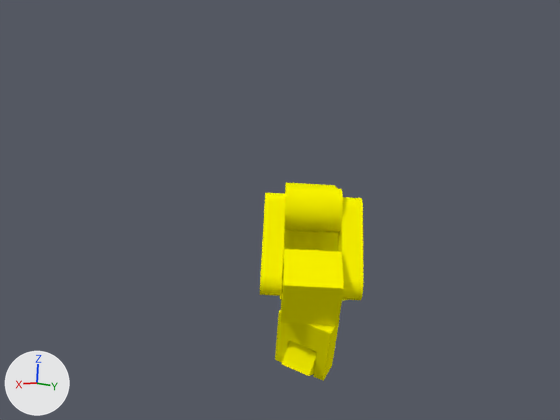
Two versions of the Blender file RobotDraft.blend, one commit apart.
Before and after are seen from the file's camera 'Camera'. The axes (+X, +Y, +Z) are drawn at lower left. The lights are the same throughout.

In view in the first picture: 'linkfive', 'linkfour', 'linkone', 'linksix', 'linkthree', 'linktwo'.
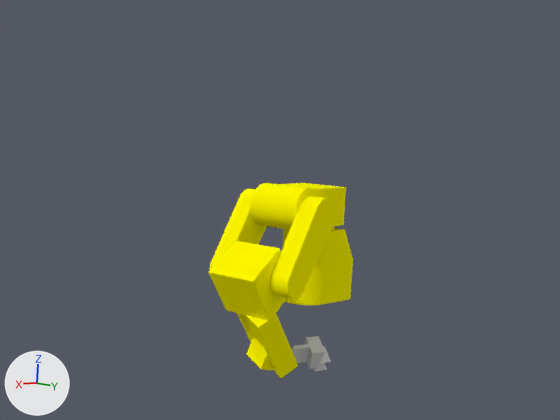
Pixel boxes [x1, y1, x2, y2] of what changed, in the pictures (560 x 420 px):
'linkthree', turned: before [260, 193, 363, 300]; after [209, 189, 336, 299]
'linkfour', turned: before [280, 249, 344, 325]; after [208, 241, 287, 321]
'linktwo', turned: before [284, 183, 343, 233]; after [251, 183, 346, 230]
'linkfive', turned: before [275, 309, 340, 381]; after [237, 313, 298, 378]
'linksix', turned: before [282, 341, 317, 376]; after [246, 336, 293, 370]
'tool', turned (not visible before): after [291, 336, 327, 371]
'toolpiston', turned (not visible before): after [319, 346, 331, 364]
'linkone', unchanged, uncovered by the edit: before [280, 230, 346, 301]; after [283, 228, 353, 305]

What changed in the scene script:
```text
Change ob_linktwo:
    ob_linktwo.rotation_euler: (0.0, 0.0, 0.815) -> (0.0, 0.0, 0.175)  # degrees (0, 0, 47) -> degrees (0, 0, 10)
```
